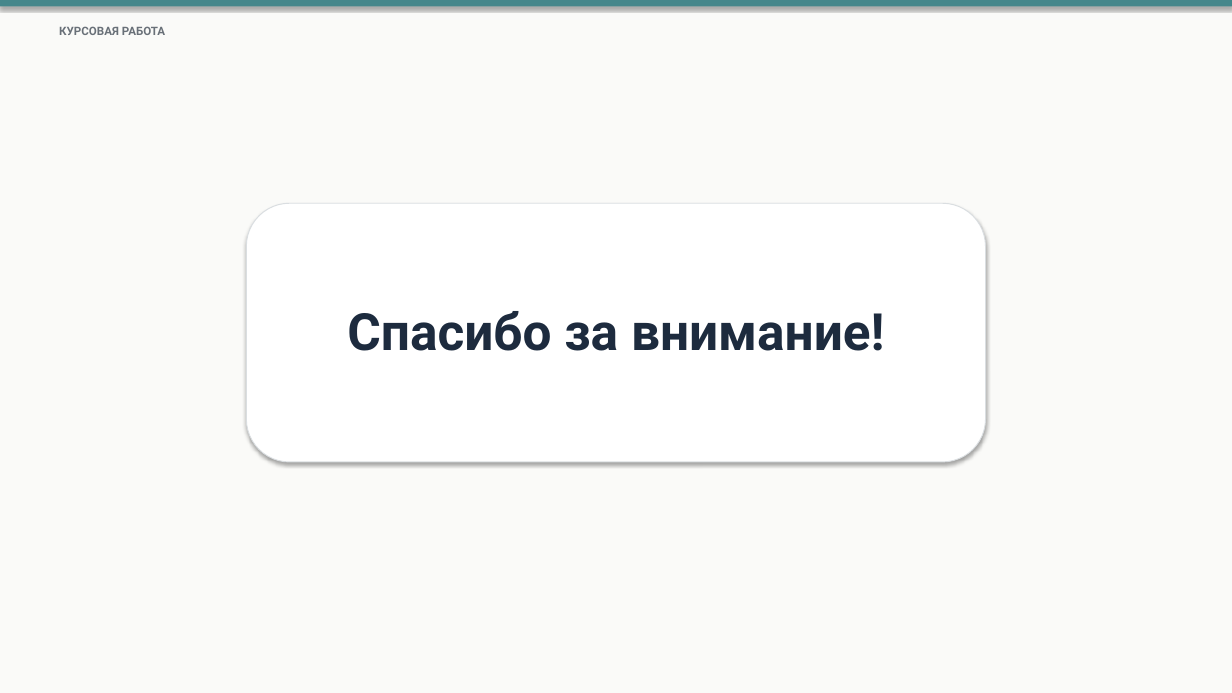
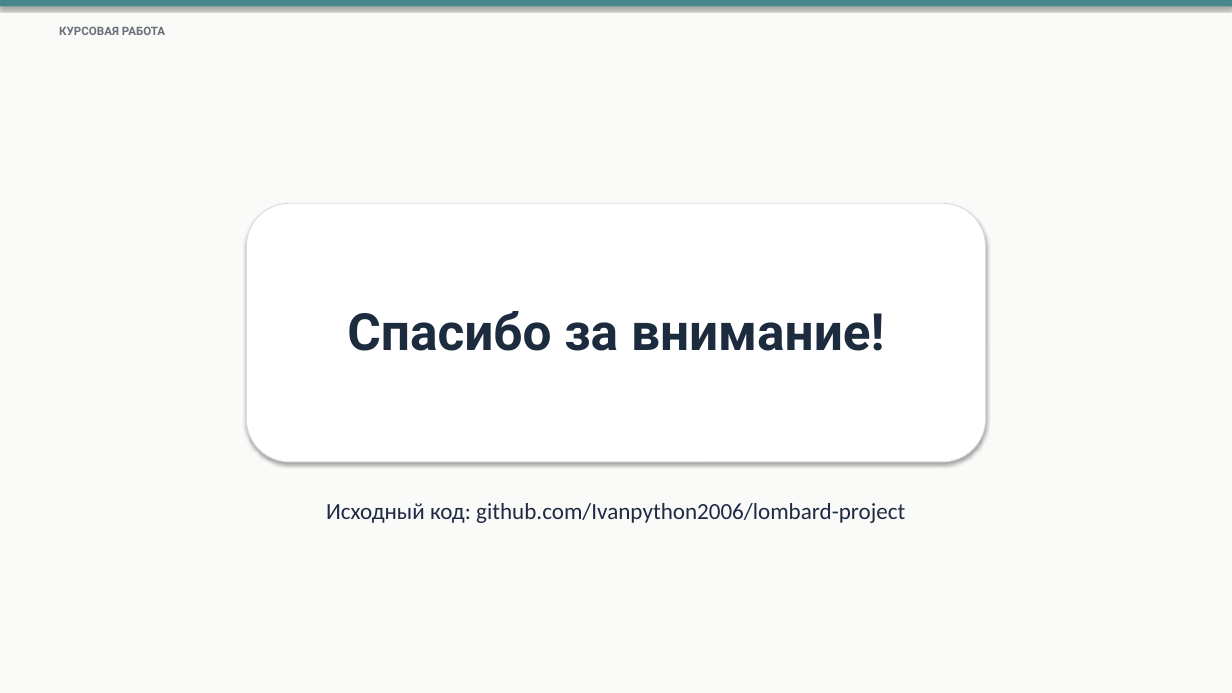
Before and after one commit to Ivanpython2006/lombard-project, a slide deck: slide 14 of Презентация_Сурков_Иван_ТРПО24-3.pptx. Drawn at 1232x693 pixels with LibreOffice and Linux fonts; fonts in the diff are those of the drawing. Boxes give left, top, right and bottom in pixels: in the first picture for what was removed or moved away, otherwise in the second. Text is boxed around its words. In the diff, an @@ line names an element or a change of style, - is before the commit and + after.

```diff
--- a/Презентация_Сурков_Иван_ТРПО24-3.pptx
+++ b/Презентация_Сурков_Иван_ТРПО24-3.pptx
@@ text added at <box>326,503,905,523</box>, 18 pt, text #1F2A44 @@
+Исходный код: github.com/Ivanpython2006/lombard-project
```
Also in this commit, not shown: 2 other files.
